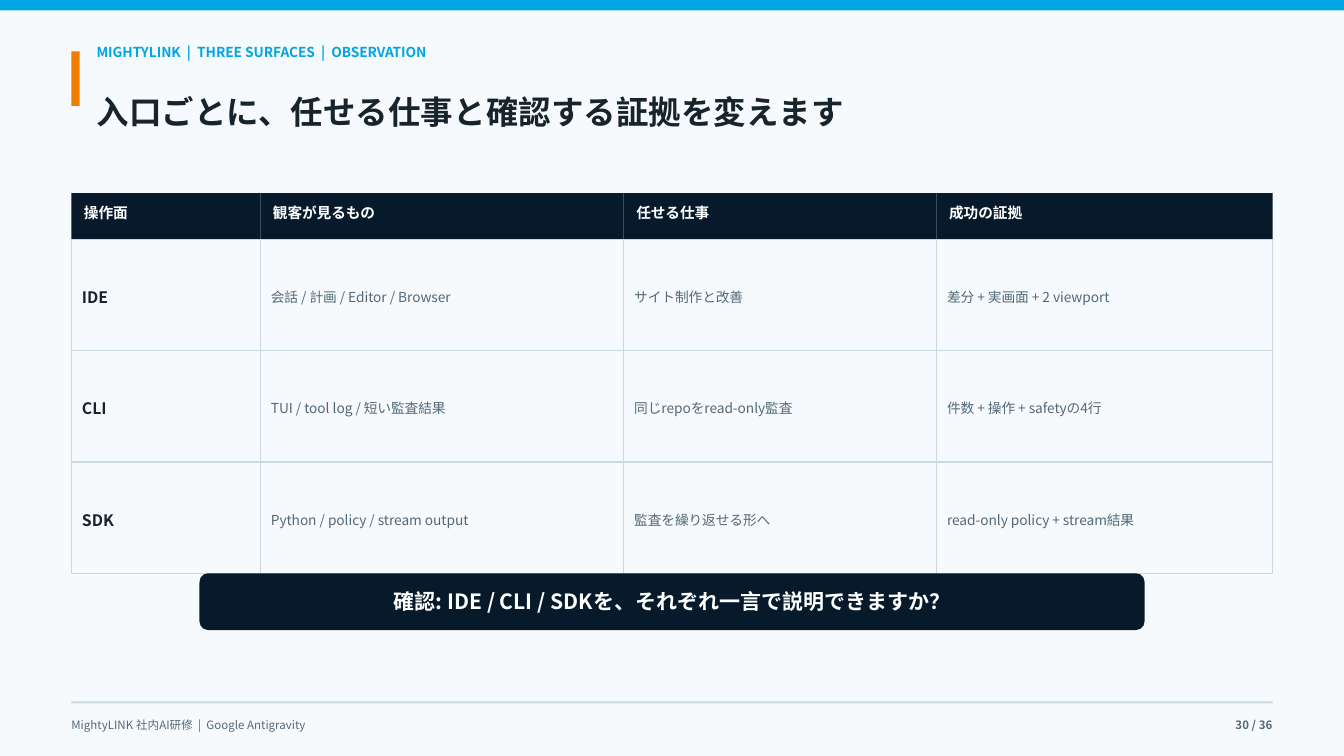
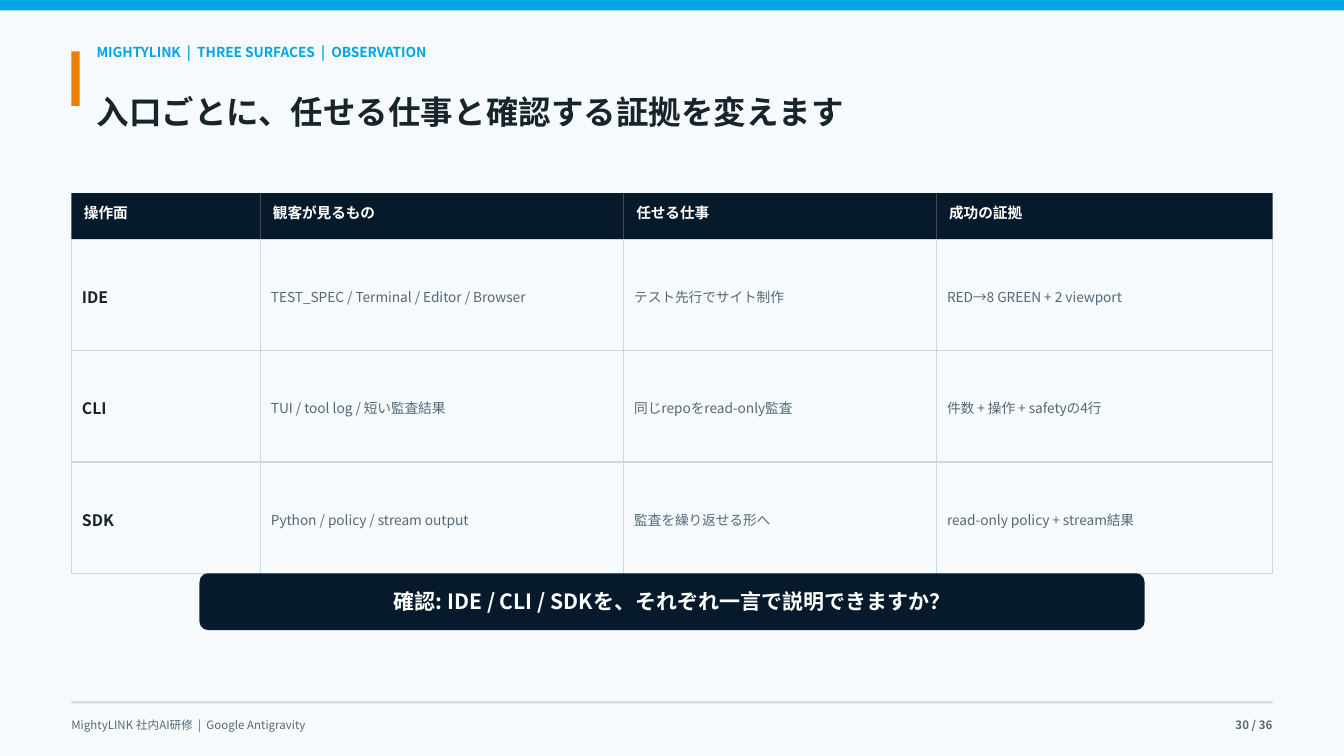
Before and after one commit to kanta13jp1/mighty-link-ai-connect, a slide deck: slide 30 of exports/knowledge_flow/mighty_skill_bridge_antigravity_user_guide_2026.pptx. Drawn at 1344x756 pixels with LibreOffice and Linux fonts; fonts in the diff are those of the drawing. Boxes give left, top, right and bottom in pixels: in the first picture for what was removed or moved away, otherwise in the second. Text is boxed around its words. In the diff, an @@ line names an element or a change of style, - is before the commit and + after.

Commit message:
docs: add test-first Antigravity demo flow

```diff
--- a/exports/knowledge_flow/mighty_skill_bridge_antigravity_user_guide_2026.pptx
+++ b/exports/knowledge_flow/mighty_skill_bridge_antigravity_user_guide_2026.pptx
@@ text at <box>271,291,525,304</box>: text changed @@
-会話 / 計画 / Editor / Browser
+TEST_SPEC / Terminal / Editor / Browser
@@ text at <box>634,290,784,303</box>: text changed @@
-サイト制作と改善
+テスト先行でサイト制作
@@ text at <box>947,291,1122,305</box>: text changed @@
-差分 + 実画面 + 2 viewport
+RED→8 GREEN + 2 viewport
```
Also in this commit, not shown: 14 other slides changed, 1 slide added, 1 slide removed, 15 other files.
